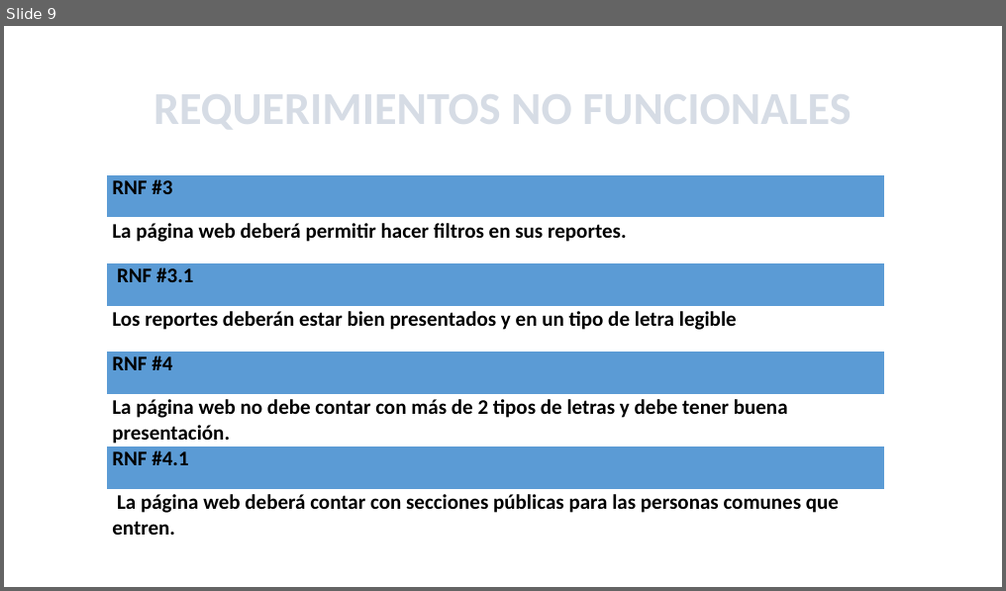
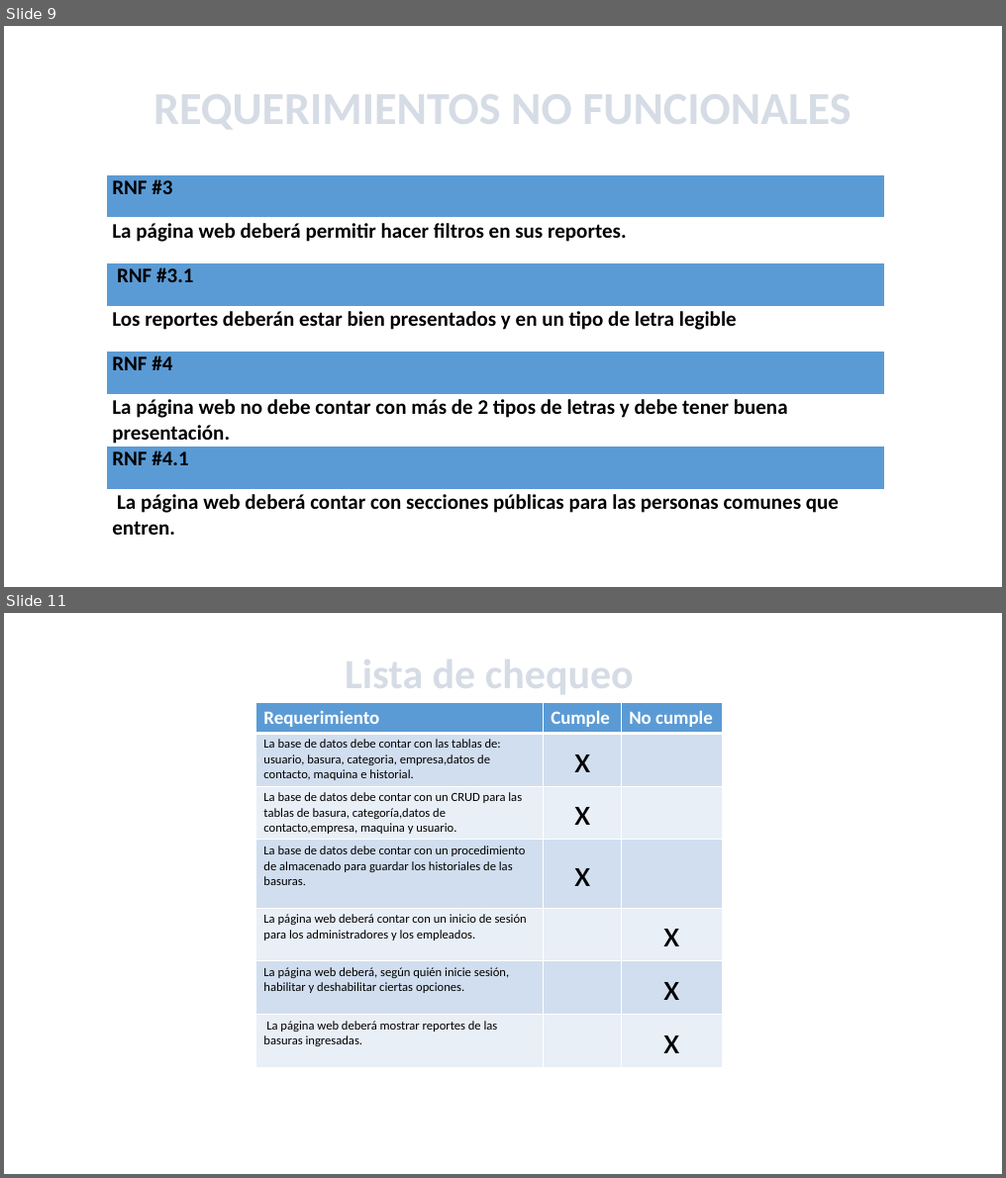
Before and after one commit to Kathar6/A.R.I, a slide deck: Documentos/RECICLAJE INTELIGENTE.pptx. Shown one above the other, each under a label of ours: slide 9 before the commit, slides 9 and 11 after it; the slides between them are not shown. The pictures are 1006x591 and 1006x1178 pixels, drawn with LibreOffice and Linux fonts; fonts in the diff are those of the drawing; background and template pictures are left out. Boxes give left, top, right and bottom in pixels: in the first picture for what was removed or moved away, otherwise in the second. Text is boxed around its words. In the diff, an @@ line names an element or a change of style, - is before the commit and + after.

Commit message:
Presentación con lista de chequeo

```diff
--- a/Documentos/RECICLAJE INTELIGENTE.pptx
+++ b/Documentos/RECICLAJE INTELIGENTE.pptx
@@ slide 11 added at box(4, 613, 1002, 1174), background picture (left out) @@
@@ title added at box(345, 660, 634, 694), 40 pt, text pattern #44546A on #D6DCE5, bold @@
+Lista de chequeo
@@ table added at box(256, 703, 722, 1064), 7 rows, 3 columns @@
+Requerimiento | Cumple | No cumple
+La base de datos debe contar con las tablas de: usuario, basura, categoria, empresa,datos de contacto, maquina e historial. | x | 
+La base de datos debe contar con un CRUD para las tablas de basura, categoría,datos de contacto,empresa, maquina y usuario. | x | 
+La base de datos debe contar con un procedimiento de almacenado para guardar los historiales de las basuras. | x | 
+La página web deberá contar con un inicio de sesión para los administradores y los empleados. |  | x
+La página web deberá, según quién inicie sesión, habilitar y deshabilitar ciertas opciones. |  | x
+La página web deberá mostrar reportes de las basuras ingresadas. |  | x
```
Also in this commit, not shown: 2 slides changed, 3 other slides added.
